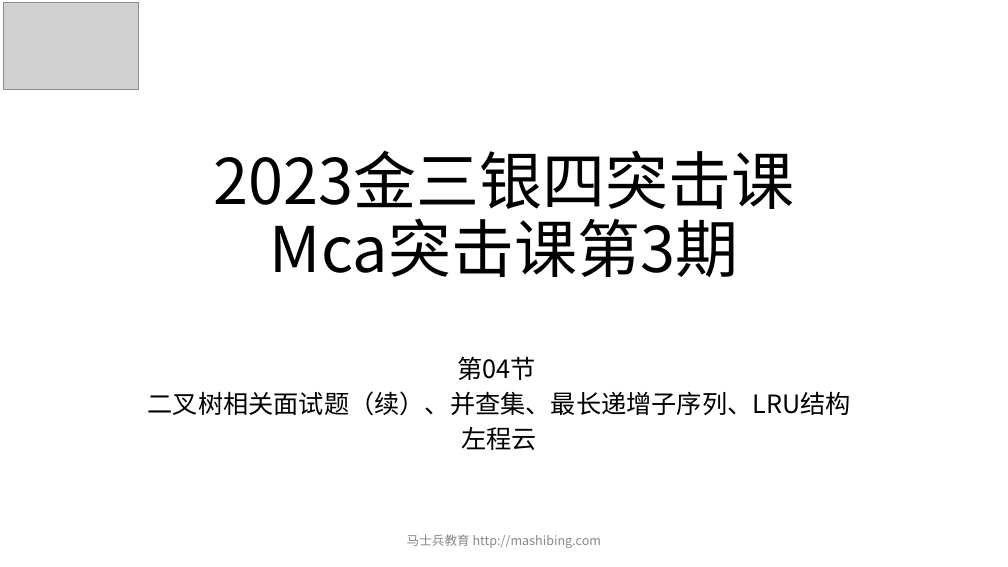
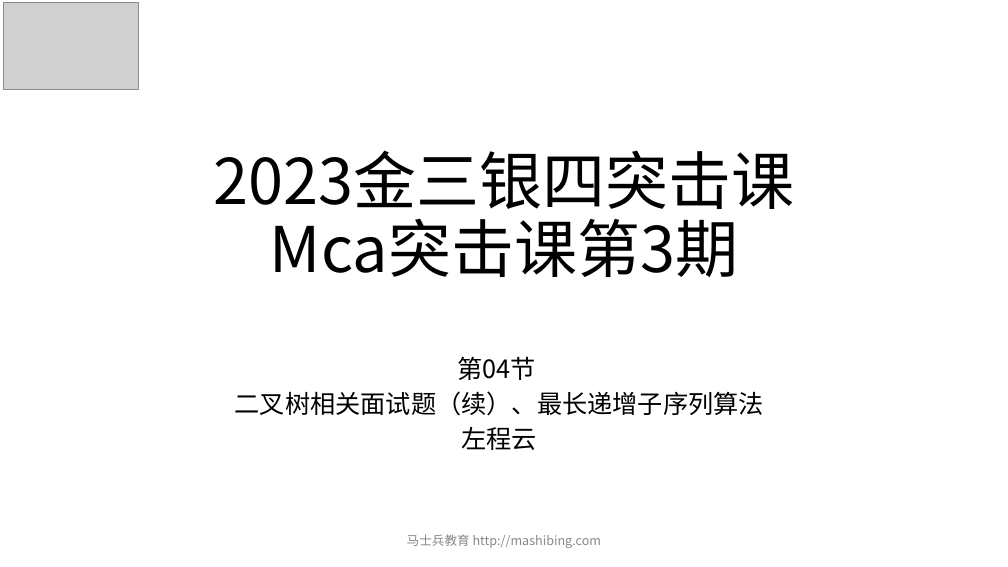
Before and after one commit to wblksheep/algorithm-zuo-msb-code, a slide deck: slide 1 of MCA算法突击课/第03期/ppt/powerpoint/第04节.pptx. Drawn at 1008x567 pixels with LibreOffice and Linux fonts; fonts in the diff are those of the drawing; grey boxes stand for pictures. Boxes give left, top, right and bottom in pixels: in the first picture for what was removed or moved away, otherwise in the second. Text is boxed around its words. In the diff, an @@ line names an element or a change of style, - is before the commit and + after.

```diff
--- a/MCA算法突击课/第03期/ppt/powerpoint/第04节.pptx
+++ b/MCA算法突击课/第03期/ppt/powerpoint/第04节.pptx
@@ subtitle at [235, 391, 764, 416]: text changed @@
-二叉树相关面试题（续）、并查集、最长递增子序列、LRU结构
+二叉树相关面试题（续）、最长递增子序列算法
```
Also in this commit, not shown: 2 other slides changed, 4 slides removed, 10 other files.
